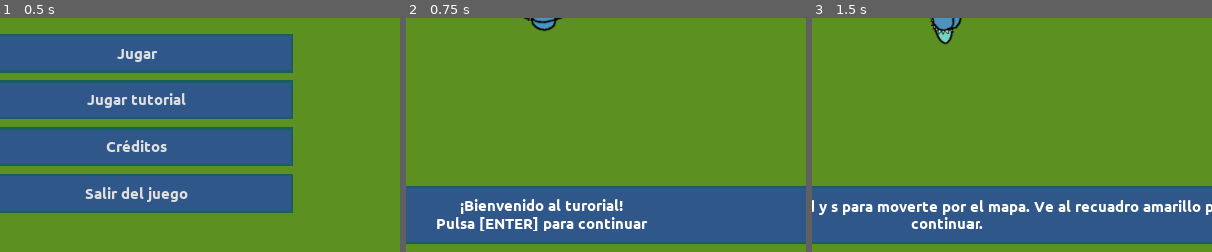
Above: before the commit, frames 1-3 (left to right).
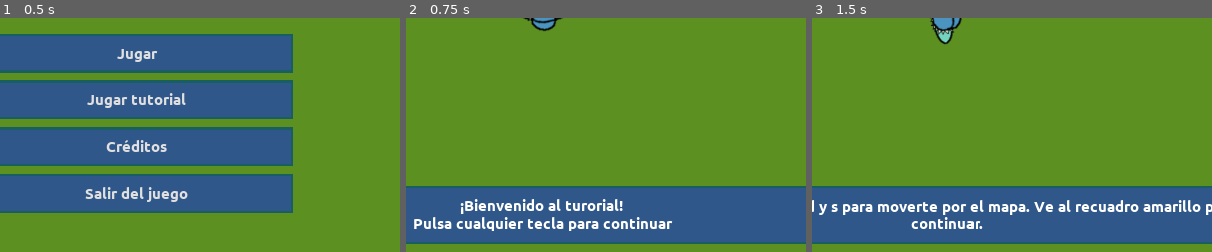
Above: after the commit, the same moments.

Repository: moisesjbc/spain-game-dev-jam-3
Game: Godot game, scene res://menus/main_menu/main_menu.tscn
Same seed, same stepped clock (60 frames per second), same inputs: the game is played once before the commit and once after it. The engine's default icon, where the game draws it, is replaced by a stand-in: a white triangle on a blue panel in a dark square.
Inputs (mouse positions are % of the whole screen's width and height, from its top left):
- Up to frame 1 (0.5 s): no input
- Up to frame 2 (0.75 s): click "Jugar tutorial" at 0.5 s
- Up to frame 3 (1.5 s): tap Enter at 1.25, 1.35 s; move the mouse to (72, 45) at 1.27 s; hold Right (ui_right) from 1.28 s (still down)
The pictures show only the part of the screen within x 33-83%, y 50-100%; the shares and areas given below are measured in that part.

Frame 1 is identical in both runs. In frame 2, 1.8% of the frame differs, in the area x 2-67%, y 85-92%; in frame 3, nothing differs.

Commit message:
Añade tutorial de ir al recuadro naranja

Diff:
--- /dev/null
+++ b/godot-project/gameplay/tutorial/go_to_investigation_centre.gd
@@ -0,0 +1,17 @@
+extends Node
+
+
+var tutorial
+var investigation_centre
+var player
+
+
+func on_init(info_text: RichTextLabel):
+	info_text.bbcode_text = '[center]¡Muy bien! Ahora busca por el mapa un recuadro naranja[/center]'
+	investigation_centre = tutorial.get_node('main').get_node('investigation_centre')
+	player = tutorial.get_node('main').get_node('player')
+
+
+func on_event(event):
+	if event is InputEventKey and player.global_position.distance_to(investigation_centre.global_position) < 400:
+		tutorial.next_state()
--- a/godot-project/gameplay/tutorial/states/movement.gd
+++ b/godot-project/gameplay/tutorial/states/movement.gd
@@ -9,6 +9,10 @@
 	$target_zone.visible = true
 
 
+func on_finish():
+	$target_zone.visible = false
+
+
 func _on_target_zone_body_entered(body):
-	if tutorial and body.name == 'player':
+	if tutorial and tutorial.current_state == self and body.name == 'player':
 		tutorial.next_state()
--- a/godot-project/gameplay/tutorial/states/welcome.gd
+++ b/godot-project/gameplay/tutorial/states/welcome.gd
@@ -5,9 +5,9 @@
 
 
 func on_init(info_text: RichTextLabel):
-	info_text.bbcode_text = '[center]¡Bienvenido al turorial![/center]\n[center]Pulsa [ENTER] para continuar[/center]'
+	info_text.bbcode_text = '[center]¡Bienvenido al turorial![/center]\n[center]Pulsa cualquier tecla para continuar[/center]'
 
 
 func on_event(event):
-	if event is InputEventKey and not event.pressed and event.scancode == KEY_ENTER:
+	if event is InputEventKey and event.scancode != KEY_ESCAPE:
 		tutorial.next_state()
--- a/godot-project/gameplay/tutorial/tutorial.tscn
+++ b/godot-project/gameplay/tutorial/tutorial.tscn
@@ -1,10 +1,11 @@
-[gd_scene load_steps=9 format=2]
+[gd_scene load_steps=10 format=2]
 
 [ext_resource path="res://gameplay/main/main.tscn" type="PackedScene" id=1]
 [ext_resource path="res://gameplay/tutorial/tutorial.gd" type="Script" id=2]
 [ext_resource path="res://fonts/ubuntu/Ubuntu-B.ttf" type="DynamicFontData" id=3]
 [ext_resource path="res://gameplay/tutorial/states/welcome.gd" type="Script" id=4]
 [ext_resource path="res://gameplay/tutorial/states/movement.gd" type="Script" id=5]
+[ext_resource path="res://gameplay/tutorial/go_to_investigation_centre.gd" type="Script" id=6]
 
 [sub_resource type="StyleBoxFlat" id=1]
 bg_color = Color( 0.188235, 0.341176, 0.537255, 1 )
@@ -87,4 +88,9 @@
 [node name="collision_shape" type="CollisionShape2D" parent="states/movement/target_zone"]
 position = Vector2( -11.588, -0.663818 )
 shape = SubResource( 3 )
+
+[node name="go_to_investigation_centre" type="Node" parent="states"]
+script = ExtResource( 6 )
+
+[node name="connection" type="Node" parent="states"]
 [connection signal="body_entered" from="states/movement/target_zone" to="states/movement" method="_on_target_zone_body_entered"]
